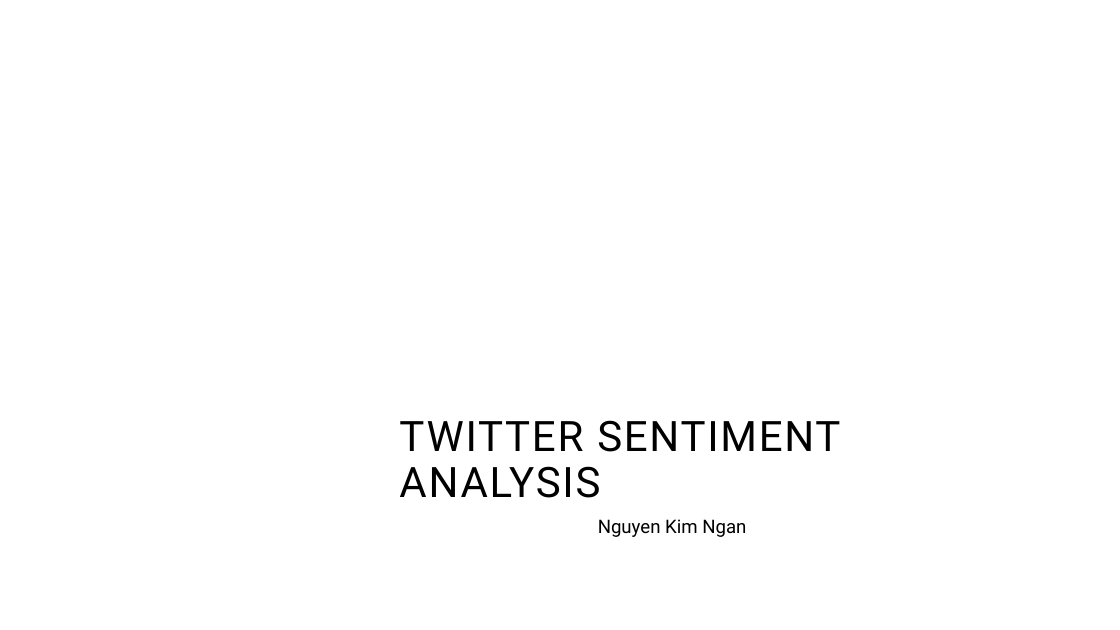
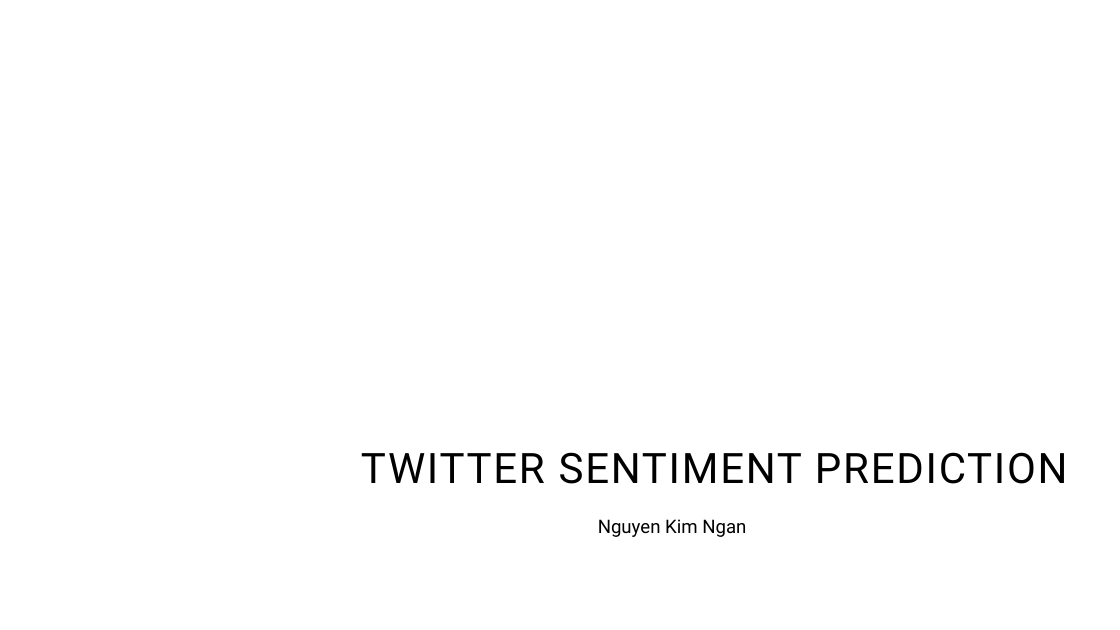
Before and after one commit to ngannk92/tweet_sentiment, a slide deck: slide 1 of tweet sentiment.pptx. Drawn at 1120x630 pixels with LibreOffice and Linux fonts; fonts in the diff are those of the drawing; background and template pictures are left out. Boxes give left, top, right and bottom in pixels: in the first picture for what was removed or moved away, otherwise in the second. Text is boxed around its words. In the diff, an @@ line names an element or a change of style, - is before the commit and + after.

```diff
--- a/tweet sentiment.pptx
+++ b/tweet sentiment.pptx
@@ title at <box>361,452,1068,484</box>: text changed @@
-TWITTER SENTIMENT ANALYSIS
+TWITTER SENTIMENT PREDICTION
```
Also in this commit, not shown: 6 other slides changed, 4 slides added.
